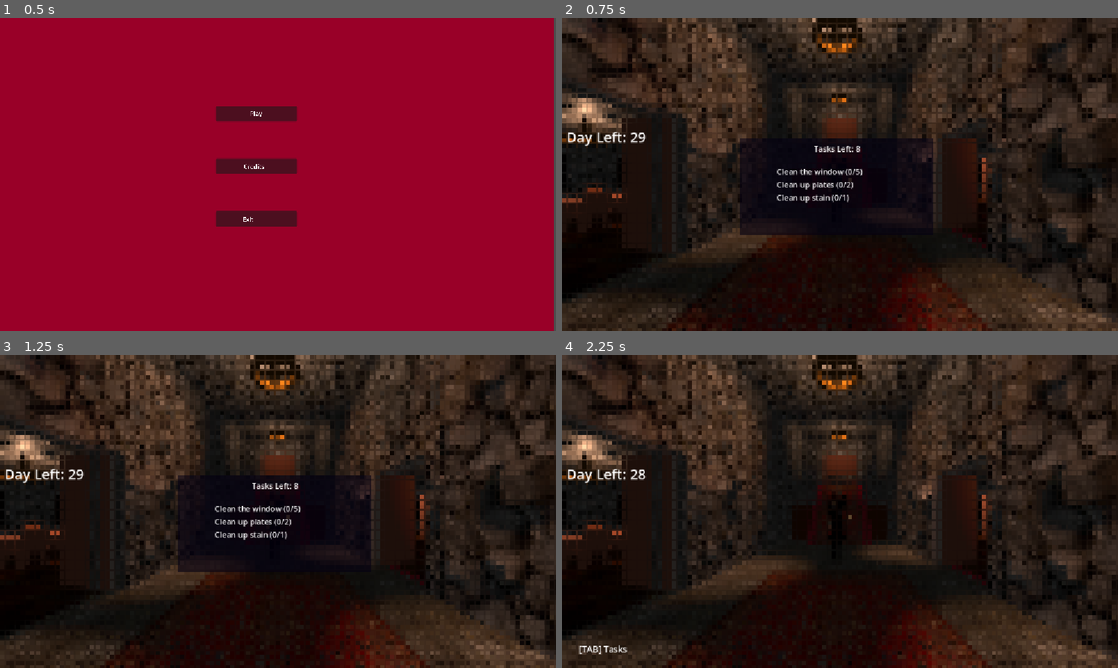
Above: before the commit, frames 1-4 (two rows, left to right).
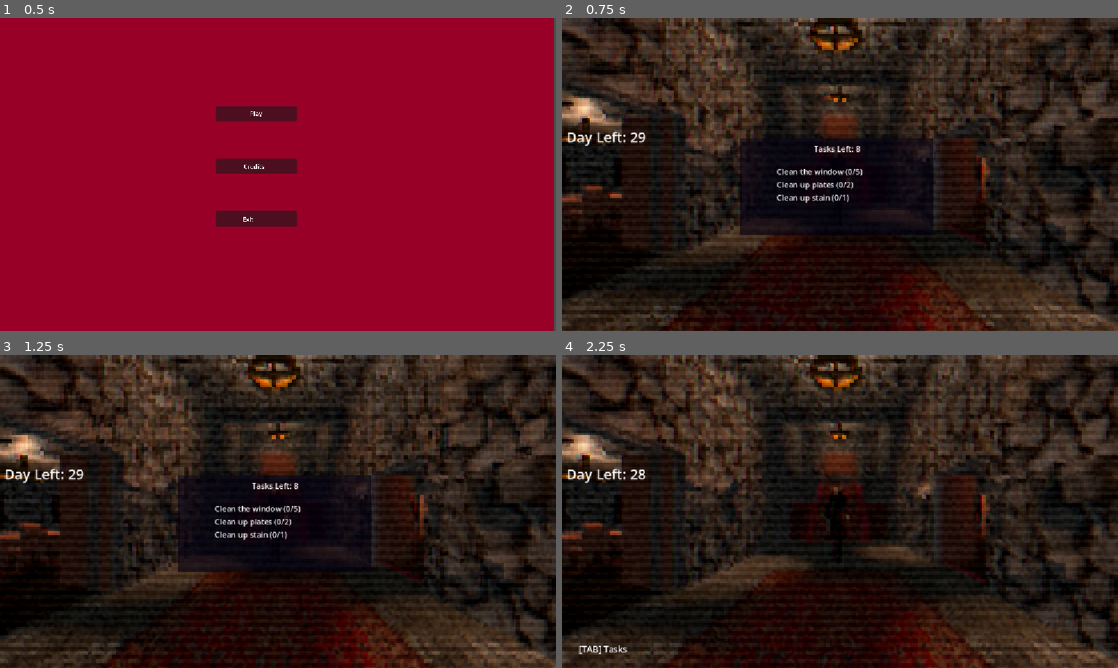
Above: after the commit, the same moments.

Repository: MichaelRRyan/gmtk-2026-countdown
Game: Godot game, scene res://screens/main_menu.tscn
Two runs of this game, one before a commit and one after it. Both use one fixed random seed, a clock stepped at 60 frames per second and the inputs below.
Inputs (mouse positions are in pixels of both pictures, inside the frame that each line leads up to):
- Up to frame 1 (0.5 s): no input
- Up to frame 2 (0.75 s): click "Play" at 0.5 s
- Up to frame 3 (1.25 s): no input
- Up to frame 4 (2.25 s): move the mouse to (867, 511) at 1.27 s; press the mouse at (867, 511) at 1.28 s; hold W (move_forward) from 1.28 s (still down); tap Space (jump) at 1.52 s; move the mouse to (812, 511) at 2.02 s; release the mouse at (812, 511) at 2.03 s; tap Tab (show_tasks) at 2.1 s

Frame 1 is identical in both runs. In frame 2, 8.4% of the frame differs, in the area x 0-100%, y 0-100%; in frame 3, 8.4%; in frame 4, 9.0%.

Commit message:
add vhs effect

Diff:
--- a/Levels/Maicon/pixelate_shader.gdshader
+++ b/Levels/Maicon/pixelate_shader.gdshader
@@ -1,13 +1,61 @@
 shader_type canvas_item;
 
-uniform float Pixel_Size : hint_range(1.0, 32.0) = 8.0;
-uniform sampler2D SCREEN_TEXTURE : hint_screen_texture;
+// Main texture and parameters
+uniform sampler2D SCREEN_TEXTURE : hint_screen_texture, filter_nearest;
+uniform float pixel_size : hint_range(1.0, 10.0) = 3.0;
+uniform float vhs_intensity : hint_range(0.0, 10.0) = 3.0;
+uniform float noise_intensity : hint_range(0.0, 1.0) = 0.15;
+uniform float opacity : hint_range(0.0, 1.0) = 0.5;
+
+// Quick & dirty random function
+float random(vec2 uv) {
+    return fract(sin(dot(uv, vec2(12.9898, 78.233))) * 43758.5453123);
+}
 
 void fragment() {
-    vec2 screen_res = vec2(1.0) / SCREEN_PIXEL_SIZE;
-    vec2 uv = SCREEN_UV;
+    // Keep a pixelated copy of the screen
+    vec2 pixelated_screen_res = vec2(1.0) / SCREEN_PIXEL_SIZE;
+    vec2 pixelated_uv = SCREEN_UV;
 
-    uv = floor(uv * screen_res / Pixel_Size) * Pixel_Size / screen_res;
+    pixelated_uv = floor(pixelated_uv * pixelated_screen_res / pixel_size) * pixel_size / pixelated_screen_res;
 
-    COLOR = texture(SCREEN_TEXTURE, uv);
+    vec4 original_color =  texture(SCREEN_TEXTURE, pixelated_uv);
+
+    // Convert to float to avoid the ivec2/float math crash in Godot 4
+    vec2 screen_res = vec2(textureSize(SCREEN_TEXTURE, 0));
+
+    // Pixel grid snapping
+    vec2 grid_uv = round(SCREEN_UV * (screen_res / pixel_size)) / (screen_res / pixel_size);
+
+    // Horizontal glitch - step time to make it chunky, not smooth
+    float time_step = floor(TIME * 15.0);
+    float glitch = (random(vec2(time_step, floor(grid_uv.y * 30.0))) - 0.5) * 0.005 * vhs_intensity;
+
+    // Tape tracking line - scrolls down the screen
+    float tracking_pos = fract(TIME * 0.2);
+    float tracking_line = step(0.95, 1.0 - abs(grid_uv.y - tracking_pos));
+    float tracking_glitch = tracking_line * (random(vec2(TIME)) - 0.5) * 0.05;
+
+    // Apply all UV offsets at once
+    vec2 uv = grid_uv;
+    uv.x += glitch + tracking_glitch;
+
+    // Split RGB channels for the color fringe
+    float r = texture(SCREEN_TEXTURE, uv + vec2(0.002 * vhs_intensity, 0.0)).r;
+    float g = texture(SCREEN_TEXTURE, uv).g;
+    float b = texture(SCREEN_TEXTURE, uv - vec2(0.002 * vhs_intensity, 0.0)).b;
+    vec3 vhs_color = vec3(r, g, b);
+
+    // Hard scanlines - follows the pixel grid
+    float scanline = mod(floor(SCREEN_UV.y * screen_res.y / pixel_size), 2.0) * 0.15;
+    vhs_color -= scanline;
+
+    // Static noise grain
+    float noise = (random(uv + floor(TIME * 20.0)) - 0.5) * noise_intensity;
+    vhs_color += noise;
+
+    // Final mix - Lerp between clean and VHS look
+    vec3 final_color = mix(original_color.rgb, vhs_color, opacity);
+
+    COLOR = vec4(final_color, 1.0);
 }
--- a/Levels/Main/main_level.tscn
+++ b/Levels/Main/main_level.tscn
@@ -26,11 +26,14 @@
 [ext_resource type="PackedScene" uid="uid://cfvx5yqps5g6a" path="res://Features/GameLogic/count_timer.tscn" id="24_woe30"]
 
 [sub_resource type="Environment" id="Environment_btu42"]
-background_energy_multiplier = 0.3
+background_energy_multiplier = 0.5
 
 [sub_resource type="ShaderMaterial" id="ShaderMaterial_cbg0b"]
 shader = ExtResource("5_hdvse")
-shader_parameter/Pixel_Size = 5.00000019
+shader_parameter/pixel_size = 4.000000142499999
+shader_parameter/vhs_intensity = 3.0
+shader_parameter/noise_intensity = 0.15
+shader_parameter/opacity = 0.30000001425
 
 [node name="Main" type="Node3D" unique_id=2088972694 node_paths=PackedStringArray("task_container")]
 script = ExtResource("1_nvb6w")
